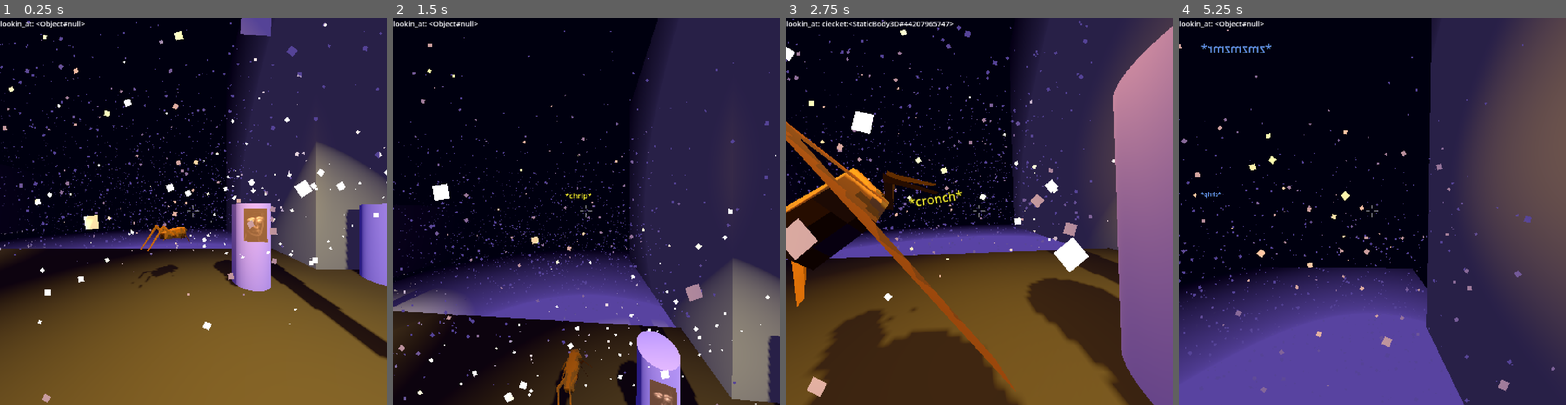
Above: before the commit, frames 1-4 (left to right).
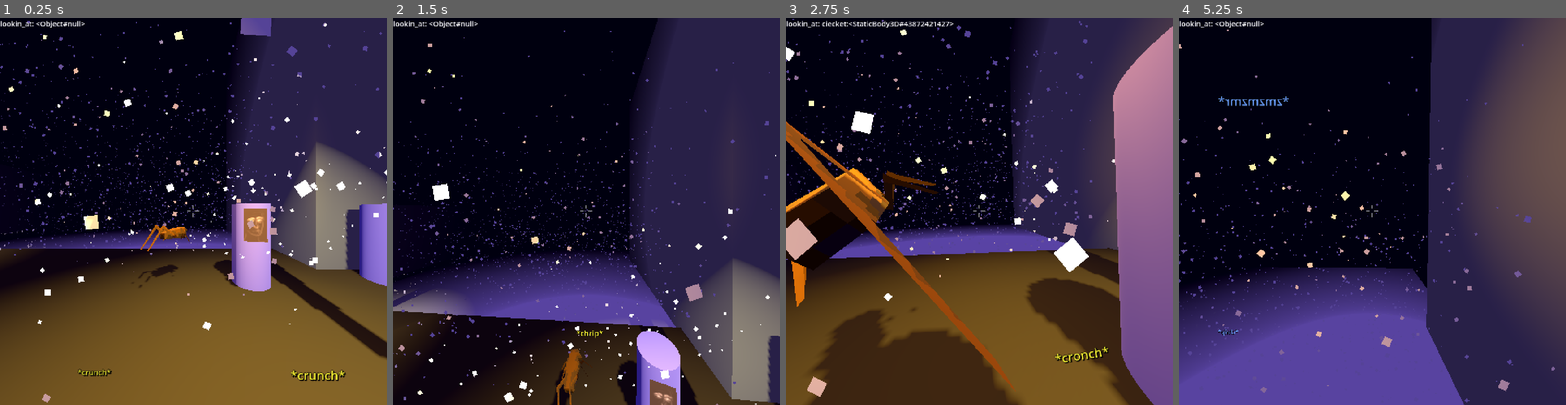
Above: after the commit, the same moments.

Repository: ToneyAlexander/snow
Game: Godot game, scene res://root.tscn
Same seed, same stepped clock (60 frames per second), same inputs: the game is played once before the commit and once after it.
Inputs (mouse positions are in pixels of both pictures, inside the frame that each line leads up to):
- Up to frame 1 (0.25 s): no input
- Up to frame 2 (1.5 s): tap Enter (ui_accept) at 0.5, 0.77 s; move the mouse to (605, 211) at 0.52 s; hold Up (ui_up) from 0.53 s (still down); click (605, 211) at 0.6 s; move the mouse to (567, 211) at 1.27 s; click (567, 211) at 1.35 s
- Up to frame 3 (2.75 s): keep holding Up (ui_up); tap Enter (ui_accept) at 1.52 s; move the mouse to (987, 203) at 2.02 s; click (987, 203) at 2.1 s
- Up to frame 4 (5.25 s): keep holding Up (ui_up); move the mouse to (1368, 219) at 2.77 s; click (1368, 219) at 2.85 s; tap Enter (ui_accept) at 3.02, 3.77, 4.52 s; move the mouse to (1399, 215) at 3.52 s; click (1399, 215) at 3.6 s; move the mouse to (1341, 207) at 4.27 s; click (1341, 207) at 4.35 s; move the mouse to (1376, 211) at 5.02 s; click (1376, 211) at 5.1 s

The runs differ from the first frame. In frame 1, 0.3% of the frame differs, in the area x 20-90%, y 90-94%; in frame 2, less than 0.1%; in frame 3, 0.5%, in the area x 31-84%, y 1-90%; in frame 4, 0.4%.

Commit message:
feat(013): sound UI screen scaling

Diff:
--- a/root.tscn
+++ b/root.tscn
@@ -392,7 +392,6 @@
 
 [node name="SoundUI" type="Control" parent="."]
 layout_mode = 3
-anchors_preset = 15
 anchor_right = 1.0
 anchor_bottom = 1.0
 grow_horizontal = 2
@@ -401,12 +400,12 @@
 script = ExtResource("15_sq7yr")
 
 [node name="left" type="Label" parent="SoundUI"]
-visible = false
-layout_mode = 0
-offset_left = 480.0
-offset_top = 972.0
-offset_right = 613.0
-offset_bottom = 1014.0
+layout_mode = 1
+anchors_preset = -1
+anchor_left = 0.2
+anchor_top = 0.9
+anchor_right = 0.2
+anchor_bottom = 0.9
 theme_override_colors/font_color = Color(0.952941, 0.92549, 0.196078, 1)
 theme_override_colors/font_shadow_color = Color(0, 0, 0, 1)
 theme_override_constants/shadow_offset_x = 3
@@ -415,14 +414,15 @@
 theme_override_constants/shadow_outline_size = 5
 theme_override_font_sizes/font_size = 28
 text = "*crunch*"
+metadata/_edit_use_anchors_ = true
 
 [node name="right" type="Label" parent="SoundUI"]
-visible = false
-layout_mode = 0
-offset_left = 1440.0
-offset_top = 972.0
-offset_right = 1643.0
-offset_bottom = 1036.0
+layout_mode = 1
+anchors_preset = -1
+anchor_left = 0.75
+anchor_top = 0.9
+anchor_right = 0.75
+anchor_bottom = 0.9
 theme_override_colors/font_color = Color(0.952941, 0.92549, 0.196078, 1)
 theme_override_colors/font_shadow_color = Color(0, 0, 0, 1)
 theme_override_constants/shadow_offset_x = 3
--- a/ui/sound_label.gd
+++ b/ui/sound_label.gd
@@ -44,8 +44,9 @@
 	# Scale factor = intensity/(distance_constant + distance_squared)
 	var sf = I / (n + d_square)
 
-	var SCREEN_X = get_viewport().size.x
-	var SCREEN_Y = get_viewport().size.y
+	var parent = self.get_parent()
+	var SCREEN_X = parent.size.x
+	var SCREEN_Y = parent.size.y
 	# BUG 009: bug where walking such that something moves from front to back makes it pop into bottom right corner?
 	if behind:
 		# flip it around
--- a/ui/sound_ui.gd
+++ b/ui/sound_ui.gd
@@ -5,29 +5,12 @@
 
 # FEAT 017: discrete vs continuous sounds
 
-var SCREEN_X
-var SCREEN_Y
-
-var Y_OFFSET_L
-var Y_OFFSET_R
-var X_OFFSET_L
-var X_OFFSET_R
-
-
 var L_ONOMATOPOEIA := ["*cronch*", "*crunch*", "*scrunch*", "*crinch*"] # ["*crinch*", "*crunch*", "*scrinch*"]
 var R_ONOMATOPOEIA := ["*cronch*", "*crunch*", "*scrunch*", "*crinch*"]
 
-func screen_size_changed():
-	SCREEN_X = get_viewport().size.x
-	SCREEN_Y = get_viewport().size.y
-	Y_OFFSET_L = SCREEN_Y * .9 - l_sound.size.y / 2
-	Y_OFFSET_R = SCREEN_Y * .9 - r_sound.size.y / 2
-	X_OFFSET_L = SCREEN_X * .25 - l_sound.size.x / 2 # center label on point
-	X_OFFSET_R = SCREEN_X * .75 - r_sound.size.x / 1.2 # center label on point
-
 func _ready() -> void:
-	get_viewport().size_changed.connect(screen_size_changed)
-	screen_size_changed()
+	l_sound.pivot_offset = l_sound.size/2
+	r_sound.pivot_offset = r_sound.size/2
 
 var t = 0
 var c = 0
@@ -66,8 +49,8 @@
 
 # offset is percent of screen height
 func left_start(duration: float, delay: float = 0.0, y_offset: float = 0.0):
-	var offset = Vector2(randf_range(-50, 50), randf_range(-50, 50) + SCREEN_Y * y_offset)
-	l_sound.position = Vector2(X_OFFSET_L, Y_OFFSET_L) + offset
+	l_sound.offset_left = randf_range(-50, 50) - l_sound.size.x / 2
+	l_sound.offset_top = randf_range(-50, 50) + self.size.y * y_offset - l_sound.size.y / 2
 	l_sound.rotation_degrees = randf_range(0, 20)
 	if l_sound is RichTextLabel:
 		l_sound.text = "[i]" + L_ONOMATOPOEIA.pick_random() + "[/i]"
@@ -80,8 +63,8 @@
 
 # offset is percent of screen height
 func right_start(duration: float, delay: float = 0.0, y_offset: float = 0.0):
-	var offset = Vector2(randf_range(-50, 50), randf_range(-50, 50) + SCREEN_Y * y_offset)
-	r_sound.position = Vector2(X_OFFSET_R, Y_OFFSET_L) + offset
+	r_sound.offset_left = randf_range(-50, 50) - r_sound.size.x / 2
+	r_sound.offset_top = randf_range(-50, 50) + self.size.y * y_offset - r_sound.size.y / 2
 	r_sound.rotation_degrees = randf_range(-20, 0)
 	if r_sound is RichTextLabel:
 		r_sound.text = "[i]" + R_ONOMATOPOEIA.pick_random() + "[/i]"
